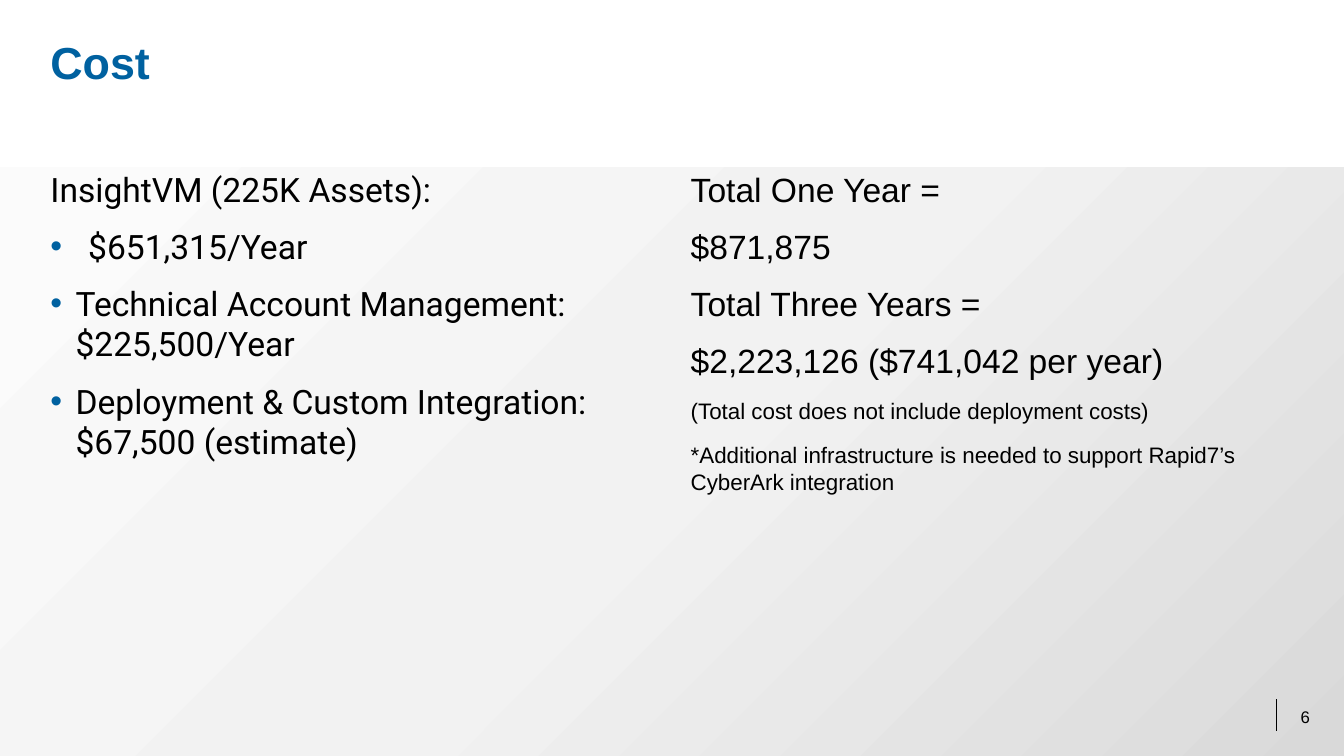
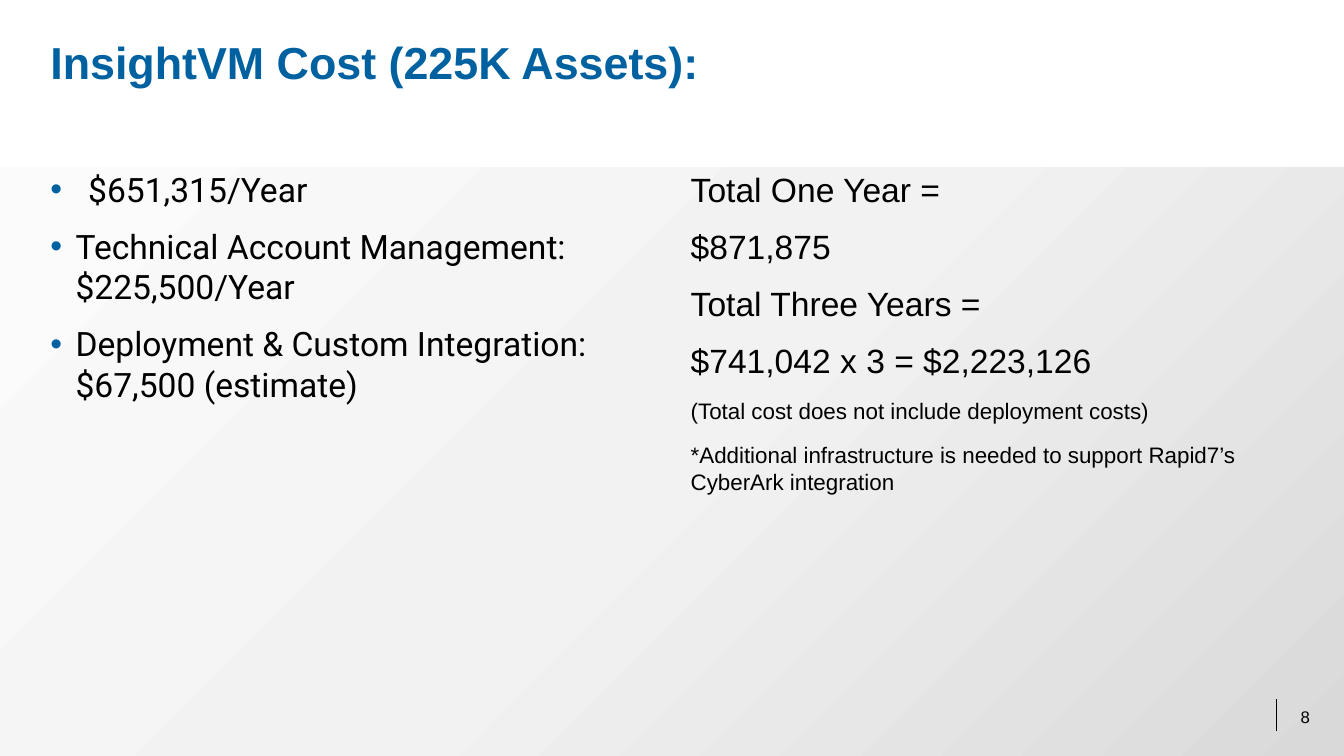
Before and after one commit to AidanMetLife25/Presentation, a slide deck: slide 8 of Rapid7ExecutivePresentation.pptx (slide 6 before the commit). Drawn at 1344x756 pixels with LibreOffice and Linux fonts; fonts in the diff are those of the drawing; background and template pictures are left out. Boxes give left, top, right and bottom in pixels: in the first picture for what was removed or moved away, otherwise in the second. Text is boxed around its words. In the diff, an @@ line names an element or a change of style, - is before the commit and + after.

```diff
--- a/Rapid7ExecutivePresentation.pptx
+++ b/Rapid7ExecutivePresentation.pptx
@@ title at [50,46,698,88]: text changed @@
-Cost
+InsightVM Cost (225K Assets):
@@ text at [50,175,432,210]: paragraph removed @@
-InsightVM (225K Assets):
@@ text at [691,348,1091,378]: text changed @@
-$2,223,126 ($741,042 per year)
+$741,042 x 3 = $2,223,126
```
Also in this commit, not shown: 4 other slides changed, 4 slides added, 1 slide removed.
